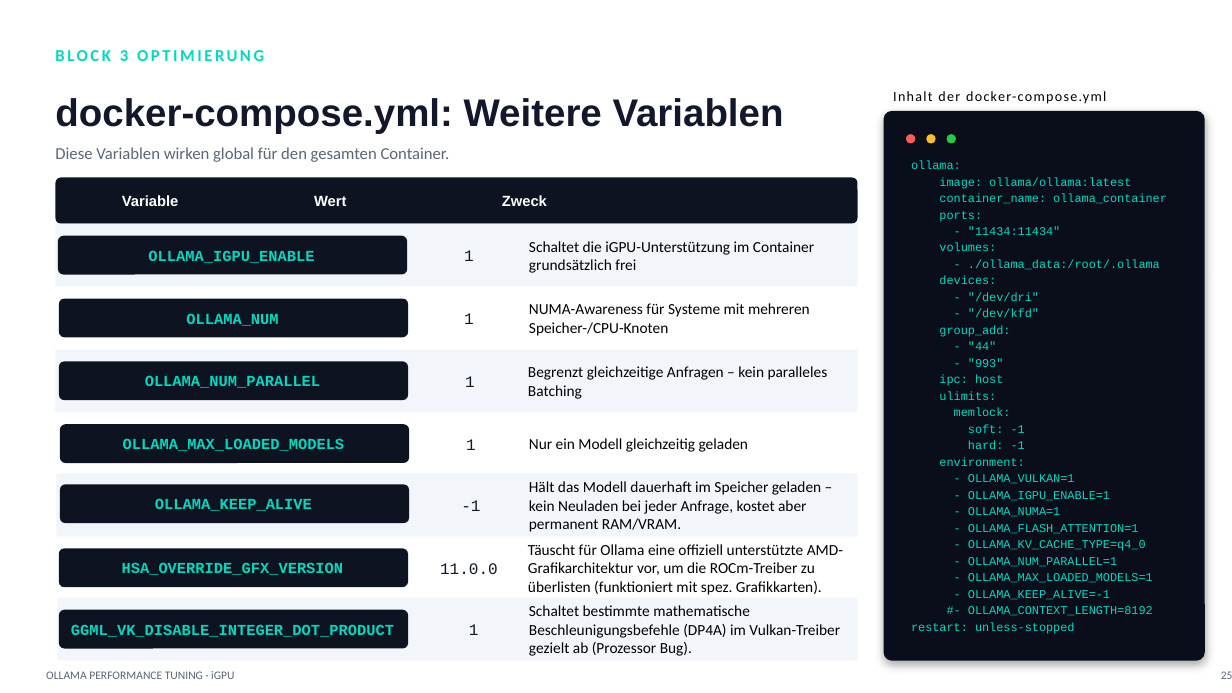
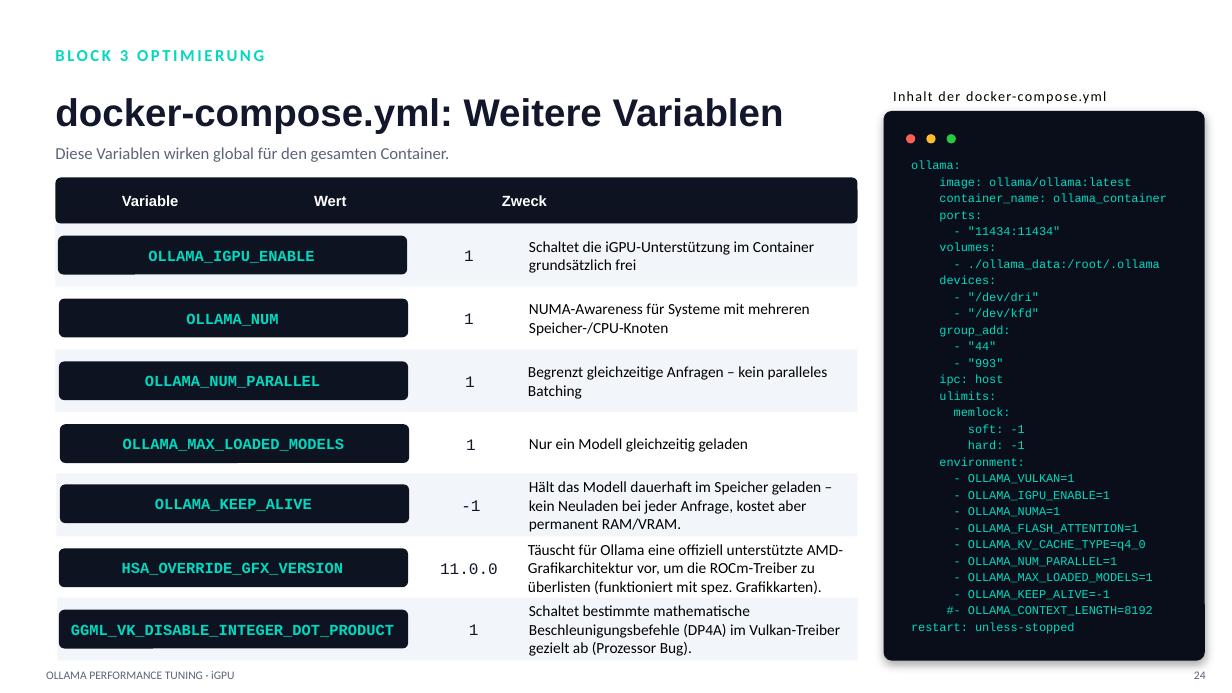
Before and after one commit to Ralfhgw/igpu-performance-tuning, a slide deck: slide 24 of Ollama_iGPU_Performance_Tuning.pptx (slide 23 before the commit). Drawn at 1232x693 pixels with LibreOffice and Linux fonts; fonts in the diff are those of the drawing. Boxes give left, top, right and bottom in pixels: in the first picture for what was removed or moved away, otherwise in the second. Text is boxed around its words. In the diff, an @@ line names an element or a change of style, - is before the commit and + after.

```diff
--- a/Ollama_iGPU_Performance_Tuning.pptx
+++ b/Ollama_iGPU_Performance_Tuning.pptx
@@ text at (1194, 671, 1206, 679): text changed @@
-25
+24
```
Also in this commit, not shown: 23 other slides changed, 2 slides added, 9 slides removed, 8 other files.
